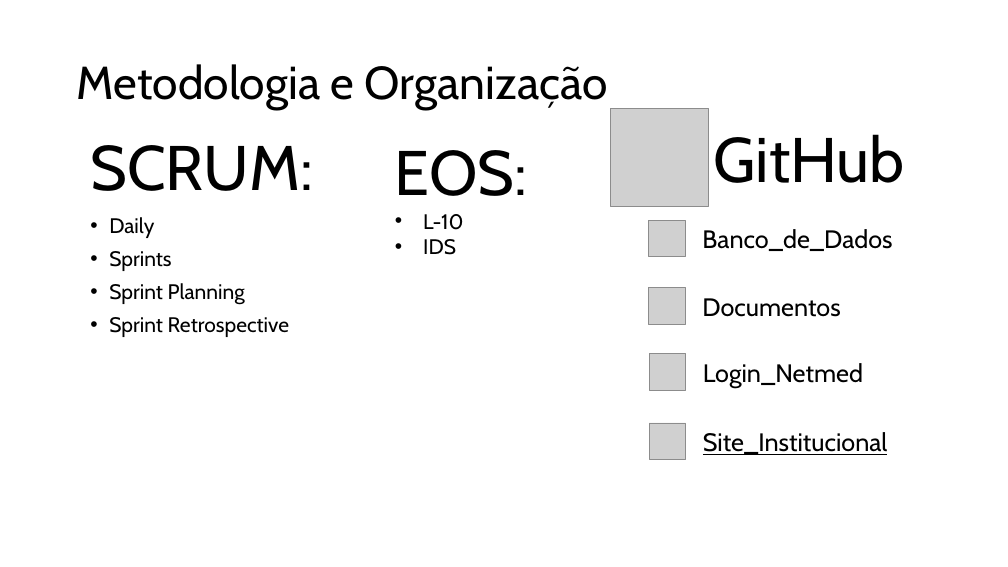
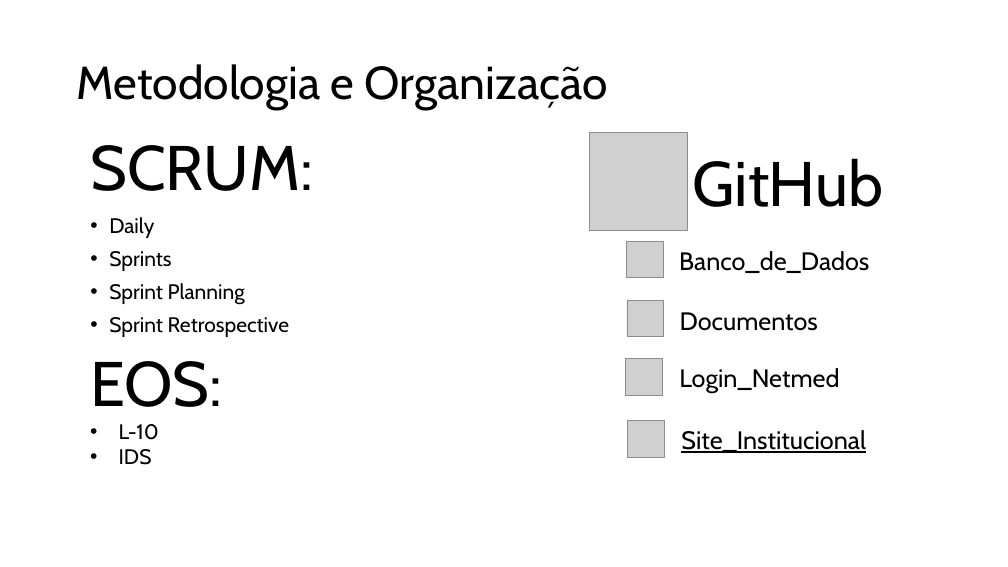
Before and after one commit to Grupo3-PI-2adsC/Documentos, a slide deck: slide 3 of Slides_NetMed_Sprint2.pptx. Drawn at 1008x567 pixels with LibreOffice and Linux fonts; fonts in the diff are those of the drawing; grey boxes stand for pictures. Boxes give left, top, right and bottom in pixels: in the first picture for what was removed or moved away, otherwise in the second. Text is boxed around its words. In the diff, an @@ line names an element or a change of style, - is before the commit and + after.

```diff
--- a/Slides_NetMed_Sprint2.pptx
+++ b/Slides_NetMed_Sprint2.pptx
@@ picture: place and size @@
-picture at (611,109,709,206)
+picture at (590,132,687,230)
@@ text "GitHub": place and size @@
-text "GitHub" at (714,134,904,183)
+text "GitHub" at (693,158,883,207)
@@ picture: place and size @@
-picture at (649,220,685,256)
+picture at (627,241,663,278)
@@ text "Banco_de_Dados": place and size @@
-text "Banco_de_Dados" at (702,229,892,251)
+text "Banco_de_Dados" at (679,251,869,273)
@@ picture: place and size @@
-picture at (649,288,685,324)
+picture at (627,300,663,337)
@@ text "Documentos": place and size @@
-text "Documentos" at (702,298,840,317)
+text "Documentos" at (680,312,818,331)
@@ text "EOS:": place and size @@
-text "EOS:" at (395,150,527,255)
+text "EOS:" at (90,361,222,465)
@@ picture: place and size @@
-picture at (650,354,686,390)
+picture at (625,358,662,395)
@@ text "Login_Netmed": place and size @@
-text "Login_Netmed" at (703,363,863,388)
+text "Login_Netmed" at (679,368,839,393)
@@ picture: place and size @@
-picture at (650,423,686,459)
+picture at (628,420,664,457)
@@ text "Site_Institucional": place and size @@
-text "Site_Institucional" at (703,432,887,455)
+text "Site_Institucional" at (681,430,865,453)
```
Also in this commit, not shown: 1 slide added.
